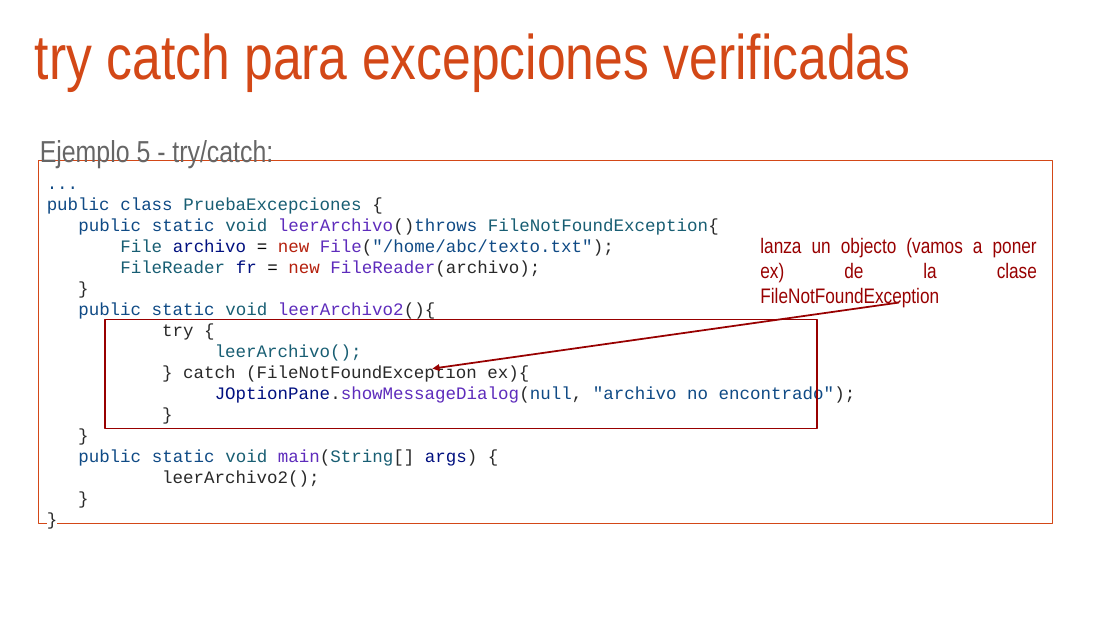
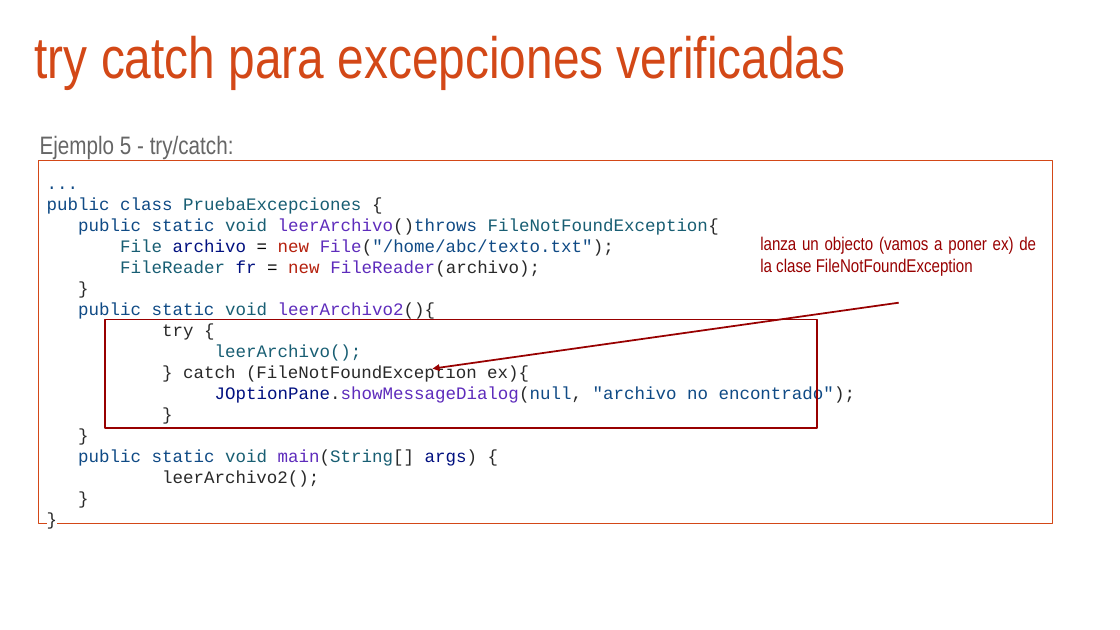
Before and after one commit to arturoblasco/PROG23, a slide deck: slide 16 of UD03/ud03_excepciones.pptx. Drawn at 1120x630 pixels with LibreOffice and Linux fonts; fonts in the diff are those of the drawing; background and template pictures are left out. Boxes give left, top, right and bottom in pixels: in the first picture for what was removed or moved away, otherwise in the second. Text is boxed around its words. In the diff, an @@ line names an element or a change of style, - is before the commit and + after.

```diff
--- a/UD03/ud03_excepciones.pptx
+++ b/UD03/ud03_excepciones.pptx
@@ title "try catch para excepciones verificadas" at (x1=35, y1=35, x2=846, y2=89): size 54 to 50 pt @@
@@ text "Ejemplo 5 - try/catch:" at (x1=40, y1=136, x2=234, y2=159): size 26 to 21.6 pt @@
@@ text "..." at (x1=39, y1=161, x2=1053, y2=523): outline #D34817 0.75 pt to #D34817 0.74 pt @@
@@ text "lanza un objecto (vamos a ..." at (x1=760, y1=236, x2=1036, y2=276): size 18 to 15.8 pt @@
@@ arrow removed from (899, 302) to (433, 369) @@
@@ freeform shape added at (x1=433, y1=302, x2=899, y2=369), outline #980000 1.5 pt @@
```
Also in this commit, not shown: 18 other slides changed, 2 other files.
